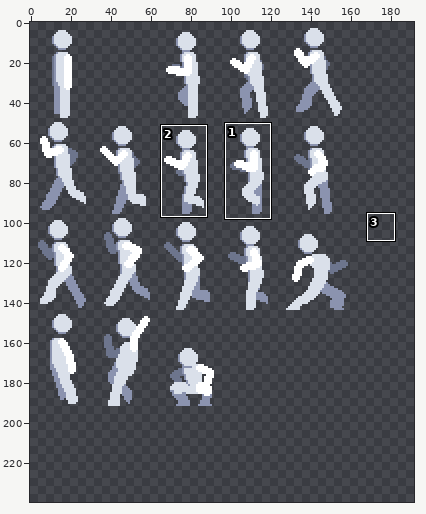
A sprite sheet gets an edit: assets/aseprite/characters/player.png. The picture above shows the old version from afar; the outline marks the close-up.
Close-up. Before:
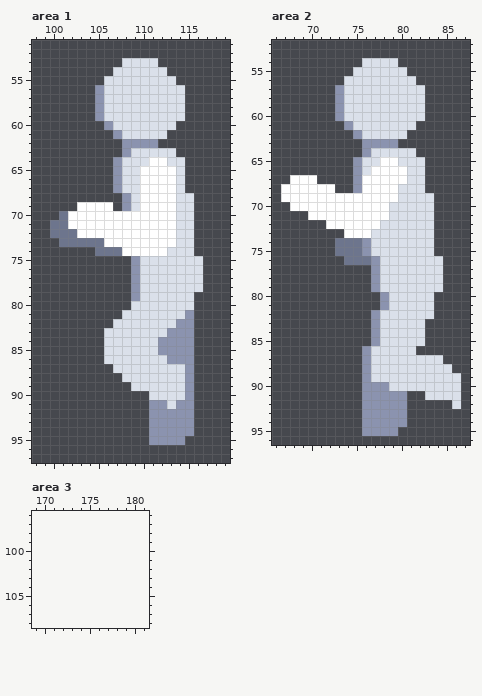
The file is 160x192 pixels. Shown: area 1: x 98..119, y 51..97; area 2: x 66..87, y 52..96; area 3: x 169..181, y 96..108. The old version is drawn lined up with the new one, on the new canvas. The commit also changed other parts of the picture, which this record leaves out.
New version:
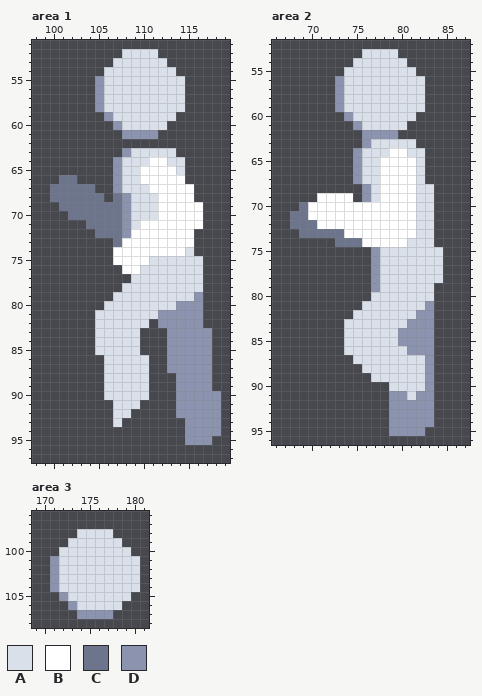
Palette (. is transparent): A #dae0ea  B #ffffff  C #6d758d  D #8b93af
The edit:
canvas 160x192 -> 192x240
Changed rows in their new state; - is an unchanged pixel.
Area 1:
first column x 105:
52 ---AAAA---
53 --A----A--
54 -A------A-
55 D--------A
first column x 105:
59 .D-------.
60 -.D-----.-
61 --.DDDD.--
62 ---....---
first column x 100:
66 -CC-----------B----
67 CCCCC-----A---BB---
68 CCCCCC-C--AA--BB---
69 -CCCCCCC--AA--BBB--
70 -.CCCCCCDAAA--BBB--
71 ....CCCCDA----BBB--
72 .....CCCD-----BB---
73 -......C------BB---
74 -----..B-----BB----
75 -------BBBB--------
76 --------BB---------
77 ---------A---------
78 --------AA---------
79 -------AAA------D--
80 ------AAA-----DDD--
81 -----AAA----DDD-D--
82 -----AA----.DD--D--
83 -----A----...---DD-
84 -----A----...---DD-
85 -----A----...---DD-
86 -----------..---DD-
87 ------A----..DD-DD-
88 ------AA---...D-DD-
89 ------AAA--...D-DD-
90 ------AAAAA...D-DDD
91 -------AAA-...--DDD
92 -------AA--...--DDD
93 -------A---....-DDD
94 -----------....-DDD
95 -----------....DDD-
Area 2:
first column x 73:
53 ---AAAA---
54 --A----A--
55 -A------A-
56 D--------A
first column x 67:
60 ------.D-------.----
61 -------.D-----.-----
62 --------.DDDD.------
63 ----------AAAAA-----
64 --------DA--BB-A----
65 -------------BB-----
66 ----------A---B-----
67 -...-----AA---B-----
68 ......--.DA--BB-A---
69 ....----.DA--BB-----
70 -.C---------BBB-----
71 -CC---------BBB-----
72 -CCCB------BBBB-----
73 --CCCCC---BBBBB-----
74 ---------BBBBB------
75 ------....D------A--
76 -------...----------
79 -----------------.--
80 ----------AA--------
81 ---------AAA----D---
82 --------AAA----DD---
83 -------AAAA---DDD---
84 -------AAAA--DDDD---
85 -------AAAA--DDDD---
86 -------AAA----DDD---
87 --------AA------D.--
88 ---------A------D..-
89 ---------.------D...
90 ---------...----D...
91 ---------...--ADD...
92 ---------...--DDD--.
93 ---------...--DDD---
94 ---------...--DDD---
95 ---------...-DDD----
Area 3:
first column x 171:
 98 ---AAAA---
 99 --AAAAAA--
100 -AAAAAAAA-
101 DAAAAAAAAA
102 DAAAAAAAAA
103 DAAAAAAAAA
104 DAAAAAAAAA
105 -DAAAAAAA-
106 --DAAAAA--
107 ---DDDD---
Boxes around the changes in both close-ups, in picture pixels (x1, y1, x2, y2):
changed: (95, 49, 185, 148)
changed: (50, 175, 221, 445)
changed: (281, 49, 461, 436)
added: (50, 529, 140, 619)
